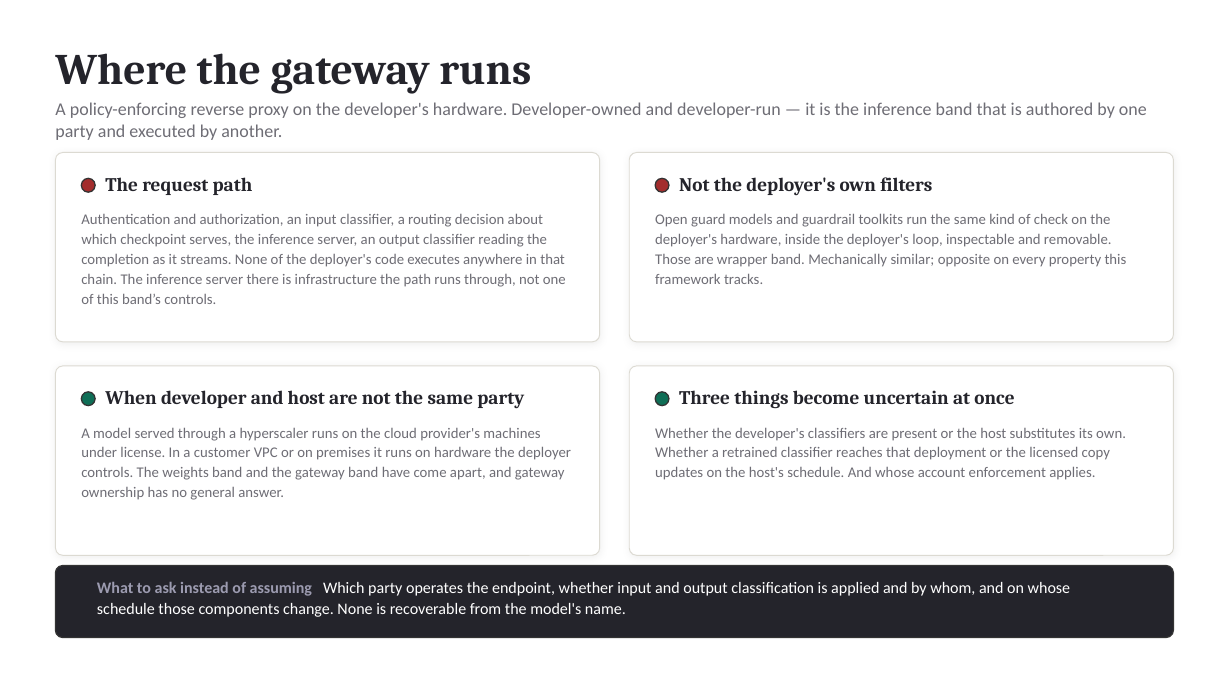
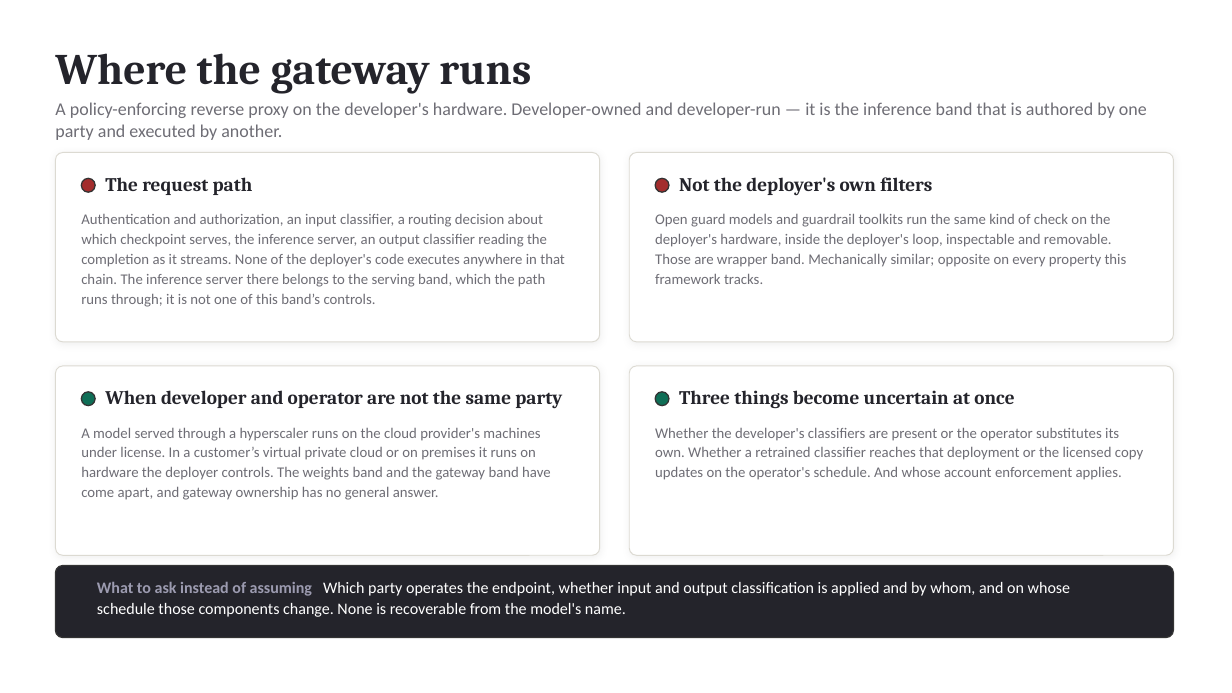
Before and after one commit to djc2002us/where-control-lives, a slide deck: slide 14 of where-control-lives-deck.pptx (slide 13 before the commit). Drawn at 1232x693 pixels with LibreOffice and Linux fonts; fonts in the diff are those of the drawing. Boxes give left, top, right and bottom in pixels: in the first picture for what was removed or moved away, otherwise in the second. Text is boxed around its words. In the diff, an @@ line names an element or a change of style, - is before the commit and + after.

```diff
--- a/where-control-lives-deck.pptx
+++ b/where-control-lives-deck.pptx
@@ text at bbox=[81, 214, 565, 307]: text changed @@
-Authentication and authorization, an input classifier, a routing decision about which checkpoint serves, the inference server, an output classifier reading the completion as it streams. None of the deployer's code executes anywhere in that chain. The inference server there is infrastructure the path runs through, not one of this band’s controls.
+Authentication and authorization, an input classifier, a routing decision about which checkpoint serves, the inference server, an output classifier reading the completion as it streams. None of the deployer's code executes anywhere in that chain. The inference server there belongs to the serving band, which the path runs through; it is not one of this band’s controls.
@@ text at bbox=[105, 390, 562, 409]: text changed @@
-When developer and host are not the same party
+When developer and operator are not the same party
@@ text at bbox=[81, 428, 550, 500]: text changed @@
-A model served through a hyperscaler runs on the cloud provider's machines under license. In a customer VPC or on premises it runs on hardware the deployer controls. The weights band and the gateway band have come apart, and gateway ownership has no general answer.
+A model served through a hyperscaler runs on the cloud provider's machines under license. In a customer’s virtual private cloud or on premises it runs on hardware the deployer controls. The weights band and the gateway band have come apart, and gateway ownership has no general answer.
@@ text at bbox=[655, 428, 1143, 480]: text changed @@
-Whether the developer's classifiers are present or the host substitutes its own. Whether a retrained classifier reaches that deployment or the licensed copy updates on the host's schedule. And whose account enforcement applies.
+Whether the developer's classifiers are present or the operator substitutes its own. Whether a retrained classifier reaches that deployment or the licensed copy updates on the operator's schedule. And whose account enforcement applies.
```
Also in this commit, not shown: 37 other slides changed, 1 slide added, 4 other files.
